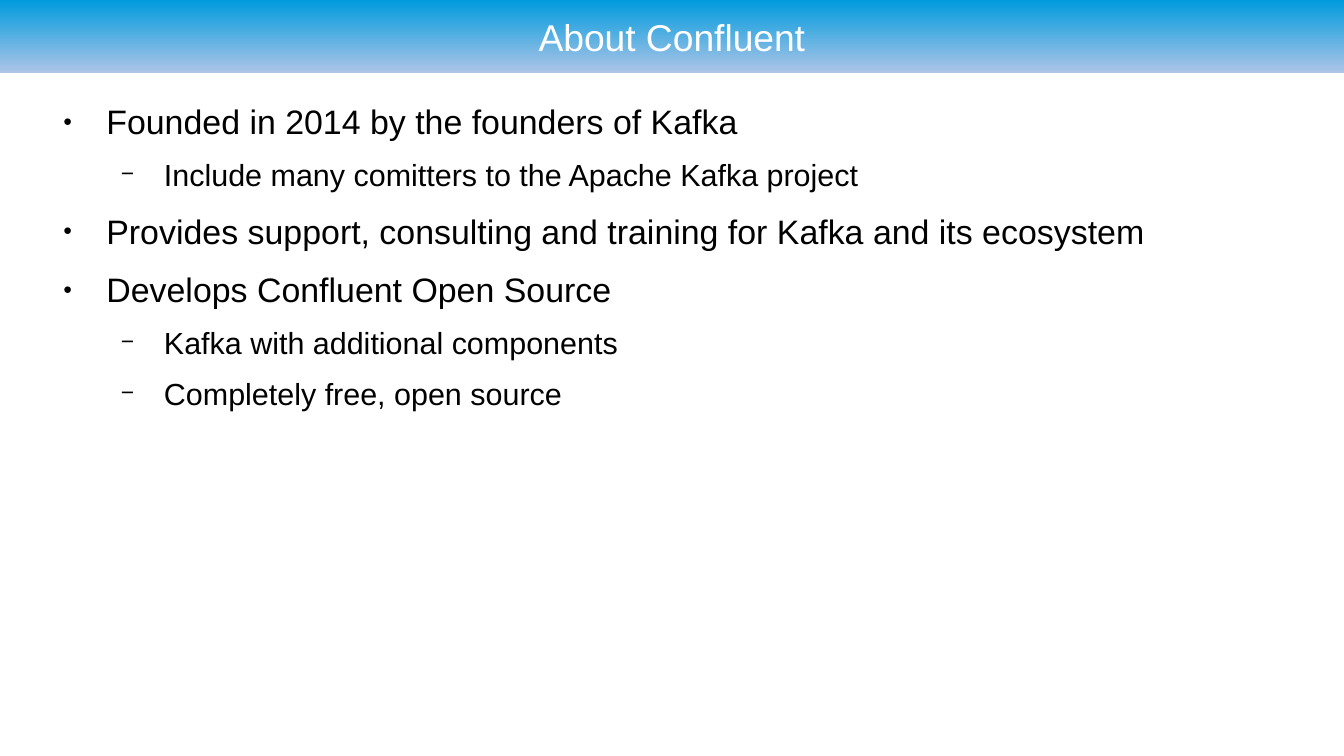
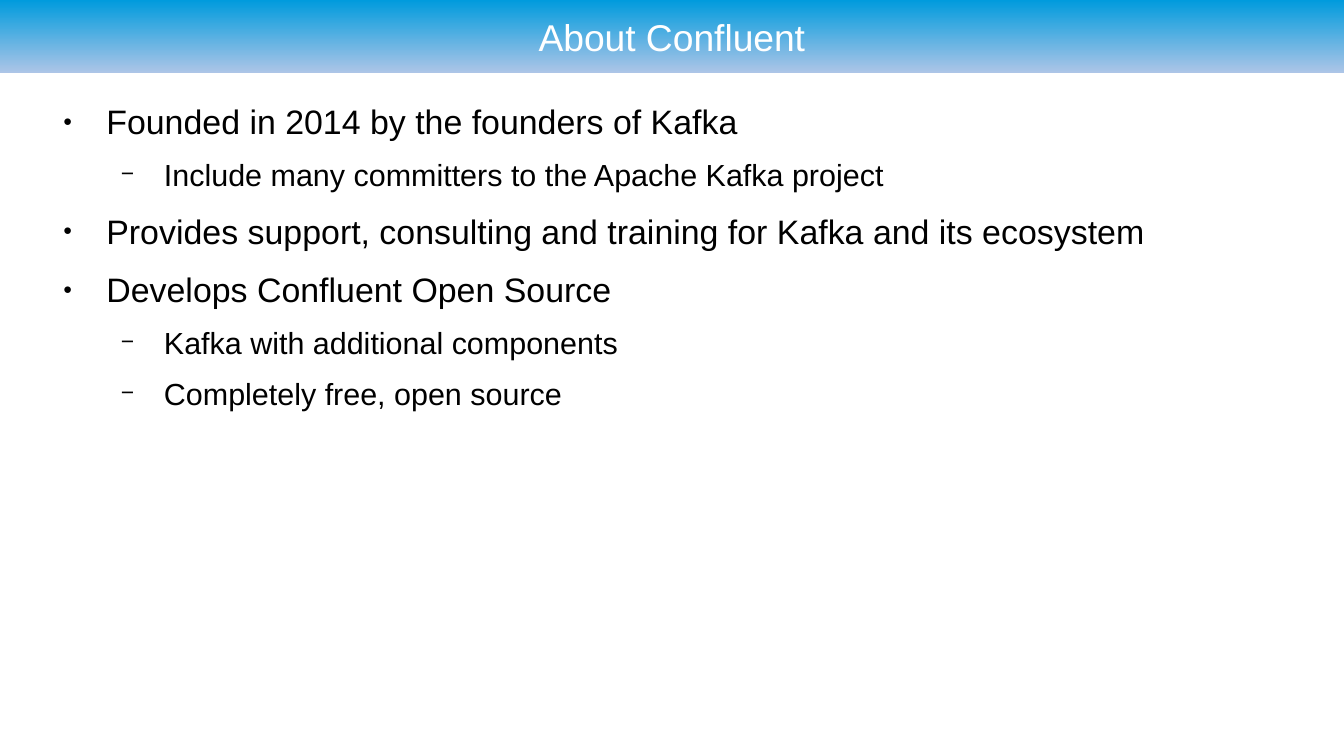
Before and after one commit to ryzlab/kafka-kompetensdag, a slide deck: slide 5 of doc/presentation.odp. Drawn at 1344x756 pixels with LibreOffice and Linux fonts; fonts in the diff are those of the drawing; background and template pictures are left out. Boxes give left, top, right and bottom in pixels: in the first picture for what was removed or moved away, otherwise in the second. Text is boxed around its words. In the diff, an @@ line names an element or a change of style, - is before the commit and + after.

```diff
--- a/doc/presentation.odp
+++ b/doc/presentation.odp
@@ text at [164,164,883,191]: text changed @@
-  − Include many comitters to the Apache Kafka project
+  − Include many committers to the Apache Kafka project
```
Also in this commit, not shown: 17 other slides changed, 2 slides added.
